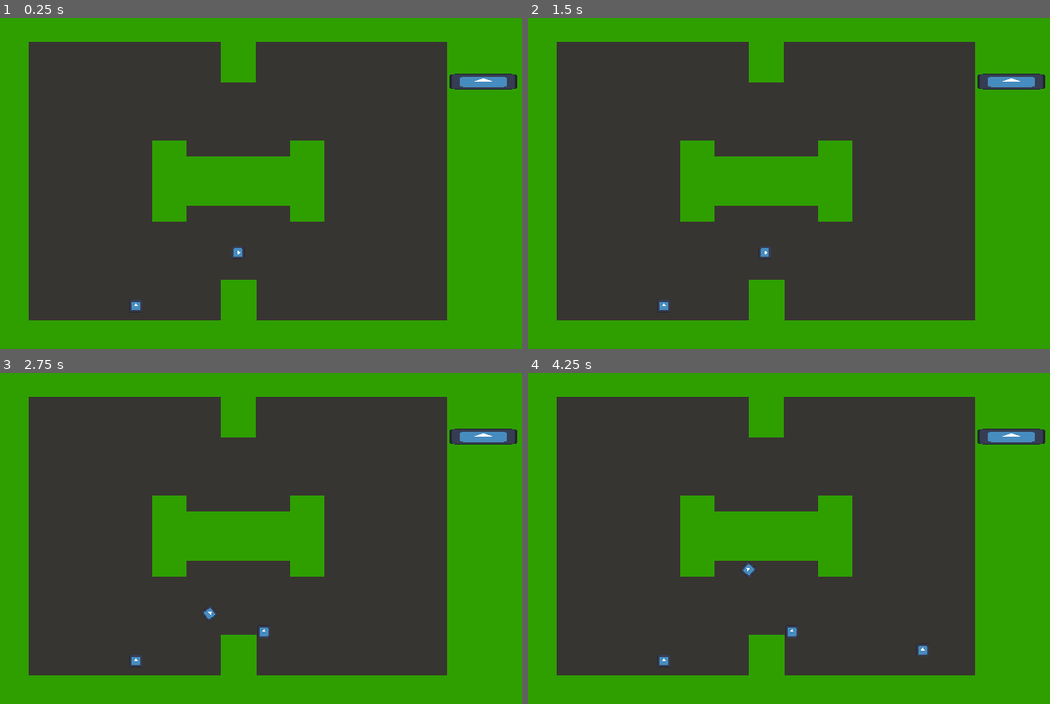
Above: before the commit, frames 1-4 (two rows, left to right).
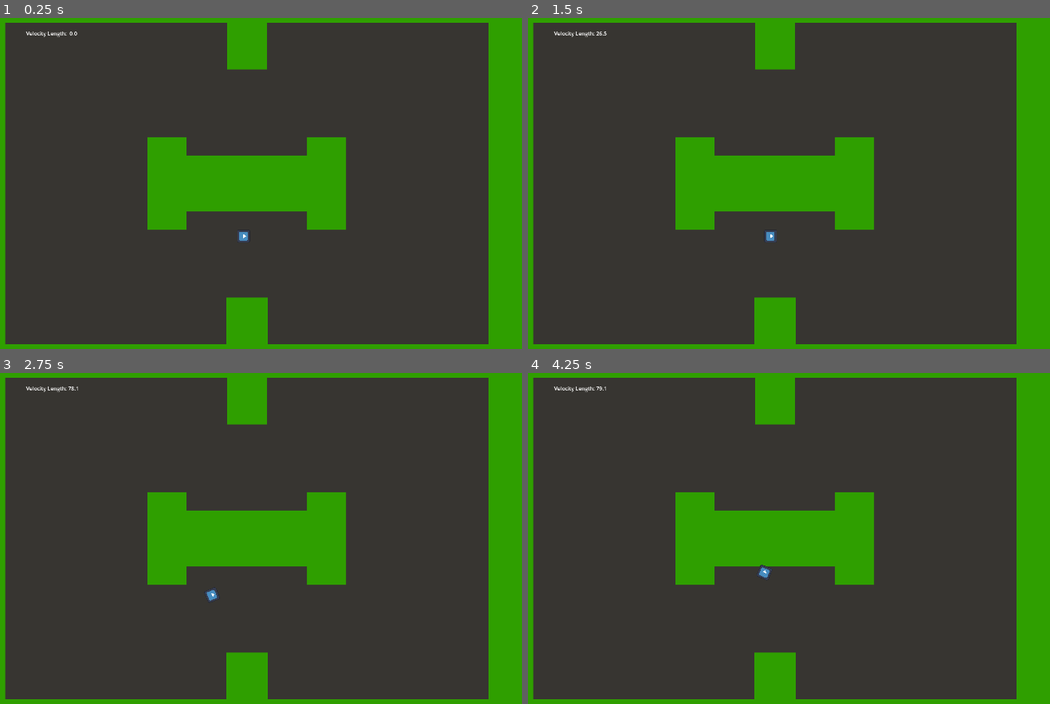
Above: after the commit, the same moments.

Repository: Schumert/Indy-500-The-Game
Game: Godot game, scene res://main.tscn
Two runs of this game, one before a commit and one after it. Both use one fixed random seed, a clock stepped at 60 frames per second and the inputs below. The engine's default icon, where the game draws it, is replaced by a stand-in: a white triangle on a blue panel in a dark square.
Inputs:
- Up to frame 1 (0.25 s): no input
- Up to frame 2 (1.5 s): tap Enter at 0.5 s; hold D (steer_right) 0.53-1.28 s; tap Space at 1.25 s; hold S (brake) from 1.28 s (still down)
- Up to frame 3 (2.75 s): release S (brake) at 2.03 s; hold D (steer_right) from 2.03 s (still down)
- Up to frame 4 (4.25 s): tap Enter at 2.75 s; release D (steer_right) at 2.78 s; hold W (accelerate) 2.78-3.53 s; hold A (steer_left) from 3.53 s (still down)

The runs differ from the first frame. In frame 1, 26% of the frame differs, in the area x 0-100%, y 1-99%; in frame 2, 26%; in frame 3, 26%; in frame 4, 26%.

Commit message:
Map Replacement and scale changes

Diff:
--- a/Levels/map1.tscn
+++ b/Levels/map1.tscn
@@ -67,7 +67,8 @@
 size = Vector2(201.584, 21.1428)
 
 [node name="map1" type="Node2D"]
-scale = Vector2(7, 7)
+position = Vector2(986, 547)
+scale = Vector2(2.425, 2.425)
 
 [node name="BackgroundGrass" type="Area2D" parent="." groups=["grass"]]
 position = Vector2(-2.71429, -229.714)
--- a/car.tscn
+++ b/car.tscn
@@ -9,6 +9,7 @@
 [node name="Car" type="CharacterBody2D"]
 show_behind_parent = true
 top_level = true
+scale = Vector2(0.3, 0.3)
 collision_layer = 3
 collision_mask = 31
 script = ExtResource("2_cacyf")
--- a/coin.tscn
+++ b/coin.tscn
@@ -9,6 +9,7 @@
 [node name="coin" type="Area2D"]
 top_level = true
 position = Vector2(0, -330)
+scale = Vector2(0.3, 0.3)
 collision_layer = 8
 collision_mask = 3
 script = ExtResource("1_t5pgg")
--- a/main.tscn
+++ b/main.tscn
@@ -19,6 +19,13 @@
 
 [node name="CanvasLayer" type="CanvasLayer" parent="GUI"]
 
+[node name="VelocityLength" type="Label" parent="GUI/CanvasLayer"]
+offset_left = 321.0
+offset_top = 83.0
+offset_right = 440.0
+offset_bottom = 109.0
+text = "VelocityLength: 0"
+
 [node name="World" type="Node2D" parent="."]
 script = ExtResource("1_syn2n")
 
@@ -26,7 +33,7 @@
 wait_time = 2.0
 
 [node name="StartPoint" type="Node2D" parent="World"]
-position = Vector2(-3, 720)
+position = Vector2(976, 706)
 
 [node name="map1" parent="World" instance=ExtResource("3_hmj5u")]
 
@@ -43,8 +50,5 @@
 scale = Vector2(5.32031, 1.21875)
 texture = ExtResource("3_3nsrd")
 
-[node name="Camera2D" type="Camera2D" parent="."]
-zoom = Vector2(0.3, 0.3)
-
 [connection signal="timeout" from="World/CoinTimer" to="World" method="_on_timer_finished_spawn_coin"]
 [connection signal="body_entered" from="NextLevel" to="World" method="next_level"]
--- a/project.godot
+++ b/project.godot
@@ -23,7 +23,7 @@
 
 window/size/viewport_width=1920
 window/size/viewport_height=1080
-window/stretch/mode="canvas_items"
+window/stretch/mode="viewport"
 
 [dotnet]
 
--- a/scripts/CarMovement.gd
+++ b/scripts/CarMovement.gd
@@ -1,18 +1,19 @@
 extends CharacterBody2D
 
 
-var steer_angle = 15
-var steer_angle_fast = 12
-var steer_angle_very_fast = 8
+var steer_angle = 8
+var steer_angle_fast = 10
+var steer_angle_very_fast = 12
 var acceleration = Vector2.ZERO
 var game_world_ref
 var drag = -0.06
 var rpm = 0
-var engine_power = 10000
+var engine_power = 7500
+var temp_engine_power = engine_power
 var wheel_base = 70
 var braking = -450
 var max_speed_reverse = 750
-var slip_speed = 1500 #type of: vel. length
+var slip_speed = 500
 var traction_fast = 3
 var traction_slow = 8
 @export var car_id : String
@@ -145,16 +146,17 @@
 	#car_heading = (front_wheel - back_wheel).normalized()
 	var car_heading = back_wheel.direction_to(front_wheel)
 
-	var steer_angle_speed_bound = 1500 # type of: vel. length
+	var steer_angle_speed_bound = 900 # type of: vel. length
 	var traction = traction_slow
 	if velocity.length() > steer_angle_speed_bound + 500:
 		steer_angle = steer_angle_very_fast
-		traction = traction_fast - 2
 	elif velocity.length() > steer_angle_speed_bound:
 		steer_angle = steer_angle_fast
-		traction = traction_fast
 	else:
 		steer_angle = old_steer_angle
+
+	if velocity.length() > slip_speed:
+		traction = traction_fast
 
 
 	var d = car_heading.dot(velocity.normalized())
--- a/scripts/game_world.gd
+++ b/scripts/game_world.gd
@@ -18,7 +18,7 @@
 	coin = preload("res://coin.tscn")
 
 	Global.change_state(Global.GameState.PLAYING)
-	Global.set_mode(Global.GameModes.COLLECT)
+	Global.set_mode(Global.GameModes.RACE)
 
 	load_level("map1")
 
@@ -44,7 +44,7 @@
 		Global.GameModes.RACE:
 			var car1_laps = Global.finished_laps["car1"]
 			var car2_laps = Global.finished_laps["car2"]
-			print("Car 1 finished %d laps." % car1_laps)
+			#print("Car 1 finished %d laps." % car1_laps)
 		Global.GameModes.TAG:
 			pass
 		Global.GameModes.COLLECT:
@@ -54,7 +54,7 @@
 
 			var car1_coins = Global.collected_coins["car1"]
 			var car2_coins = Global.collected_coins["car2"]
-			print("Car 1 Coins: %d" % car1_coins)
+			#print("Car 1 Coins: %d" % car1_coins)
 			#print("Car 2 Coins: %d" % car2_coins)
 		Global.GameModes.WAR:
 			pass
@@ -76,14 +76,14 @@
 		call_deferred("add_child", player_instance)
 
 
-		if level_name == "test_map":
-			if(is_instance_valid(player_instance)):
-				player_instance.get_node("Camera2D").enabled = true
-				get_parent().get_node("Camera2D").enabled = false
-		else:
-			if(is_instance_valid(player_instance)):
-				player_instance.get_node("Camera2D").enabled = false
-				get_parent().get_node("Camera2D").enabled = true
+		# if level_name == "test_map":
+		# 	if(is_instance_valid(player_instance)):
+		# 		player_instance.get_node("Camera2D").enabled = true
+		# 		get_parent().get_node("Camera2D").enabled = false
+		# else:
+		# 	if(is_instance_valid(player_instance)):
+		# 		player_instance.get_node("Camera2D").enabled = false
+		# 		get_parent().get_node("Camera2D").enabled = true
 	if player_instance:
 		player_instance.position = $StartPoint.position
 
--- a/scripts/grass.gd
+++ b/scripts/grass.gd
@@ -1,6 +1,7 @@
 extends Node
 
 var game_world_ref
+var temp_engine_power
 # var will_penalty_be_on := false
 # Called when the node enters the scene tree for the first time.
 func _ready():
@@ -18,7 +19,7 @@
 func on_offrad_exit(body):
 	if body is CharacterBody2D:
 		game_world_ref.friction = game_world_ref.temp_friction
-		Global.player.engine_power = 15000
+		Global.player.engine_power = Global.player.temp_engine_power
 		# get_parent().get_node("PenaltyRequirement").stop()
 
 	# if will_penalty_be_on:
--- a/scripts/gui.gd
+++ b/scripts/gui.gd
@@ -8,4 +8,4 @@
 
 # Called every frame. 'delta' is the elapsed time since the previous frame.
 func _process(delta):
-	pass
+	$CanvasLayer/VelocityLength.text = "Velocity Length: %4.1f" % Global.player.velocity.length()
